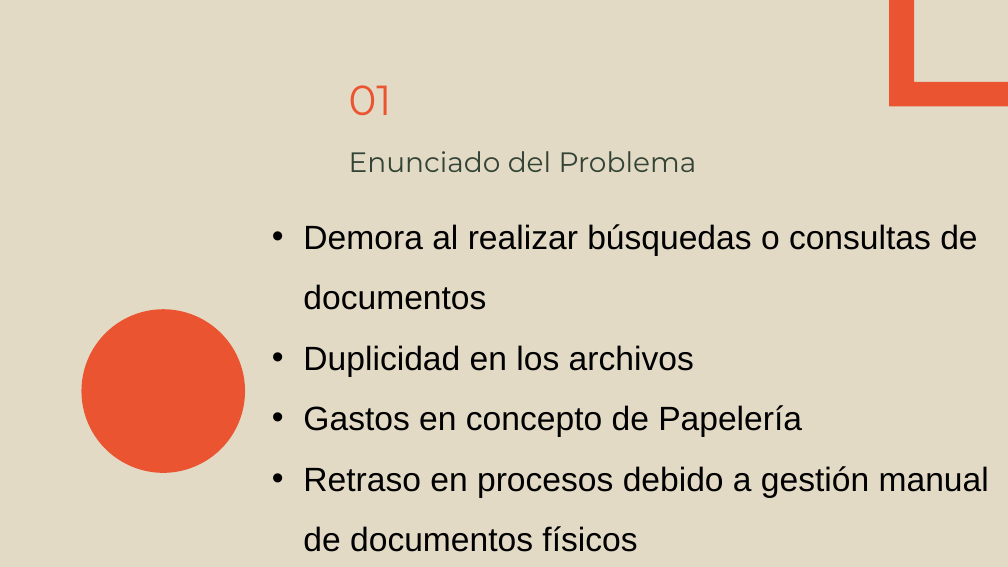
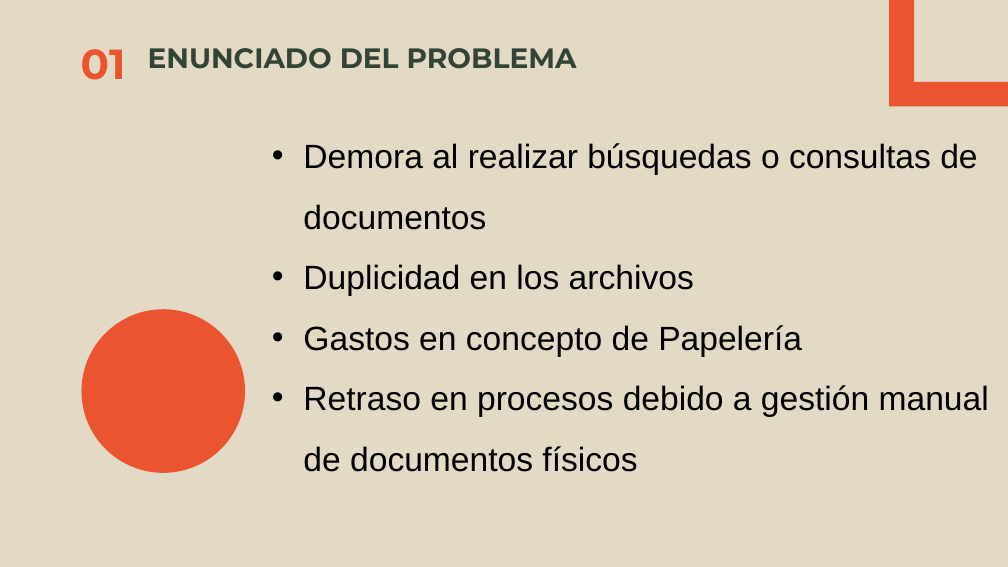
Before and after one commit to mo201801/trabajogrado, a slide deck: slide 5 of ocr-ppt.pptx. Drawn at 1008x567 pixels with LibreOffice and Linux fonts; fonts in the diff are those of the drawing; background and template pictures are left out. Boxes give left, top, right and bottom in pixels: in the first picture for what was removed or moved away, otherwise in the second. Text is boxed around its words. In the diff, an @@ line names an element or a change of style, - is before the commit and + after.

```diff
--- a/ocr-ppt.pptx
+++ b/ocr-ppt.pptx
@@ title "01": place and size @@
-title "01" at (349,85,392,115)
+title "01" at (81,49,126,80)
@@ title "01" at (81,49,126,80): bold on @@
@@ title at (148,48,577,69): text changed; bold on @@
-Enunciado del Problema
+ENUNCIADO DEL PROBLEMA
@@ text "Demora al realizar búsquedas o ...": place and size @@
-text "Demora al realizar búsquedas o ..." at (303,224,989,552)
+text "Demora al realizar búsquedas o ..." at (303,143,989,472)
```
Also in this commit, not shown: 1 other slide changed, 1 slide added.
